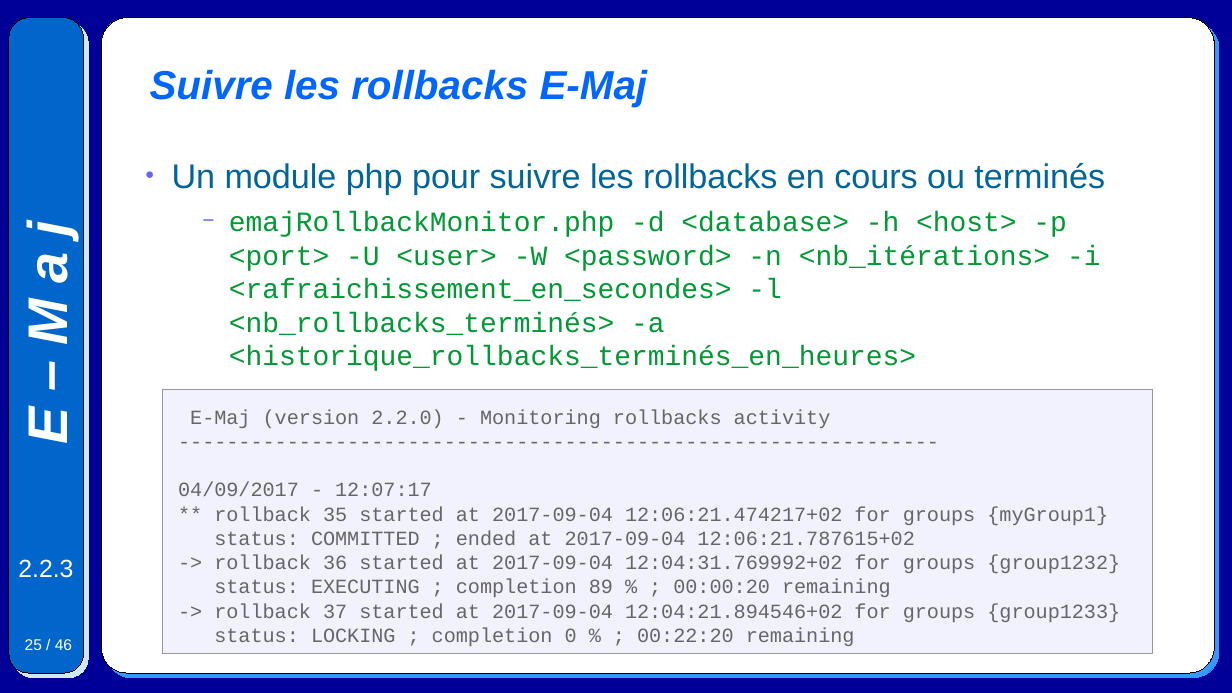
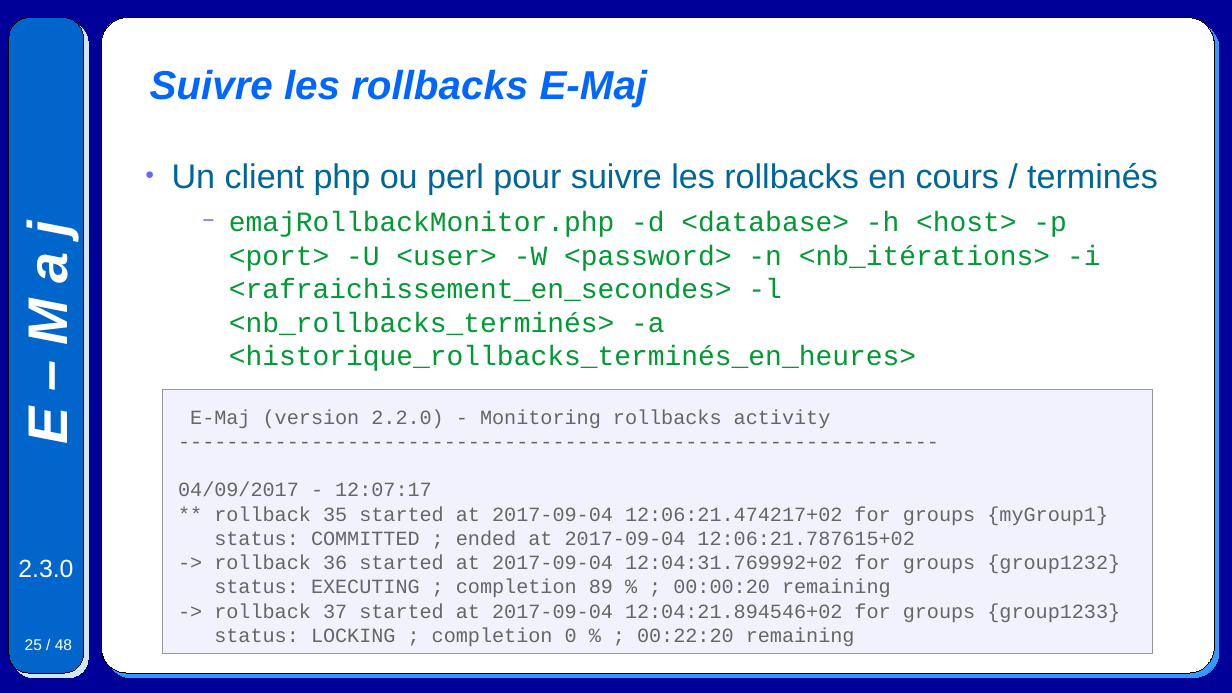
Before and after one commit to beaud76/emaj_doc, a slide deck: slide 25 of Emaj.devel_pres_fr.odp. Drawn at 1232x693 pixels with LibreOffice and Linux fonts; fonts in the diff are those of the drawing. Boxes give left, top, right and bottom in pixels: in the first picture for what was removed or moved away, otherwise in the second. Text is boxed around its words. In the diff, an @@ line names an element or a change of style, - is before the commit and + after.

```diff
--- a/Emaj.devel_pres_fr.odp
+++ b/Emaj.devel_pres_fr.odp
@@ text at [172, 163, 1158, 194]: text changed @@
-● Un module php pour suivre les rollbacks en cours ou terminés
+● Un client php ou perl pour suivre les rollbacks en cours / terminés
@@ text at [18, 559, 73, 578]: text changed @@
-2.2.3
+2.3.0
@@ page number at [25, 639, 72, 650]: text changed @@
-25 / 46
+25 / 48
```
Also in this commit, not shown: 45 other slides changed, 2 slides added, 4 other files.
